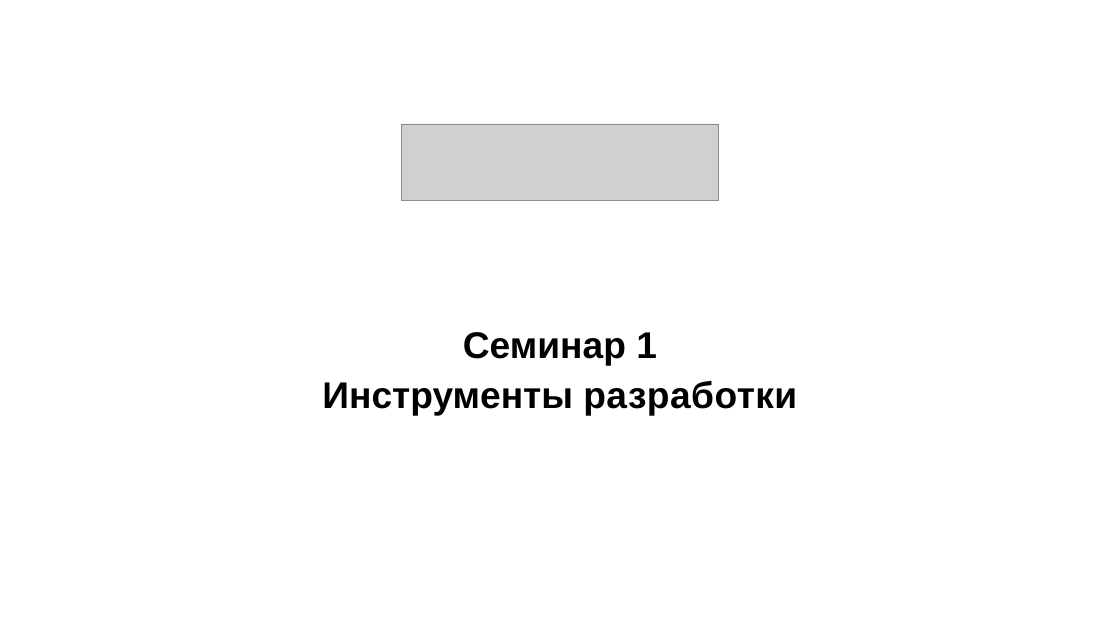
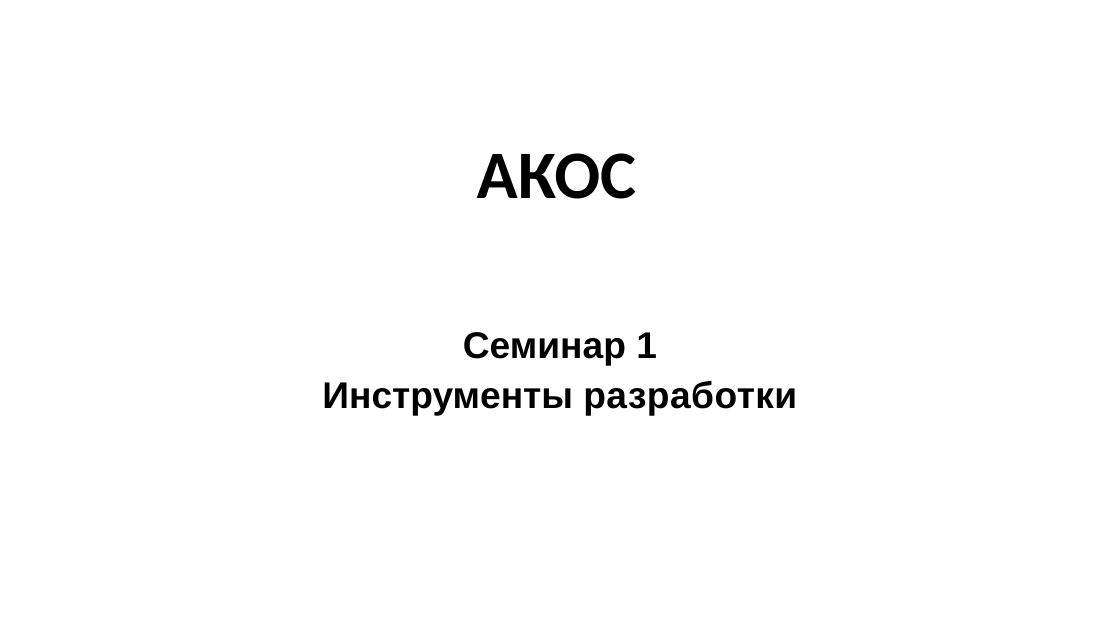
Before and after one commit to kostya2709/CAOS_seminars, a slide deck: slide 1 of sem_1_tools/presentations/Семинар_1_tools.pptx. Drawn at 1120x630 pixels with LibreOffice and Linux fonts; fonts in the diff are those of the drawing; grey boxes stand for pictures. Boxes give left, top, right and bottom in pixels: in the first picture for what was removed or moved away, otherwise in the second. Text is boxed around its words. In the diff, an @@ line names an element or a change of style, - is before the commit and + after.

```diff
--- a/sem_1_tools/presentations/Семинар_1_tools.pptx
+++ b/sem_1_tools/presentations/Семинар_1_tools.pptx
@@ picture removed at <box>401,124,719,200</box> @@
@@ text added at <box>477,153,636,199</box>, 96 pt, text #000000, bold @@
+АКОС
```
Also in this commit, not shown: 8 other slides changed, 3 slides added, 3 other files.
